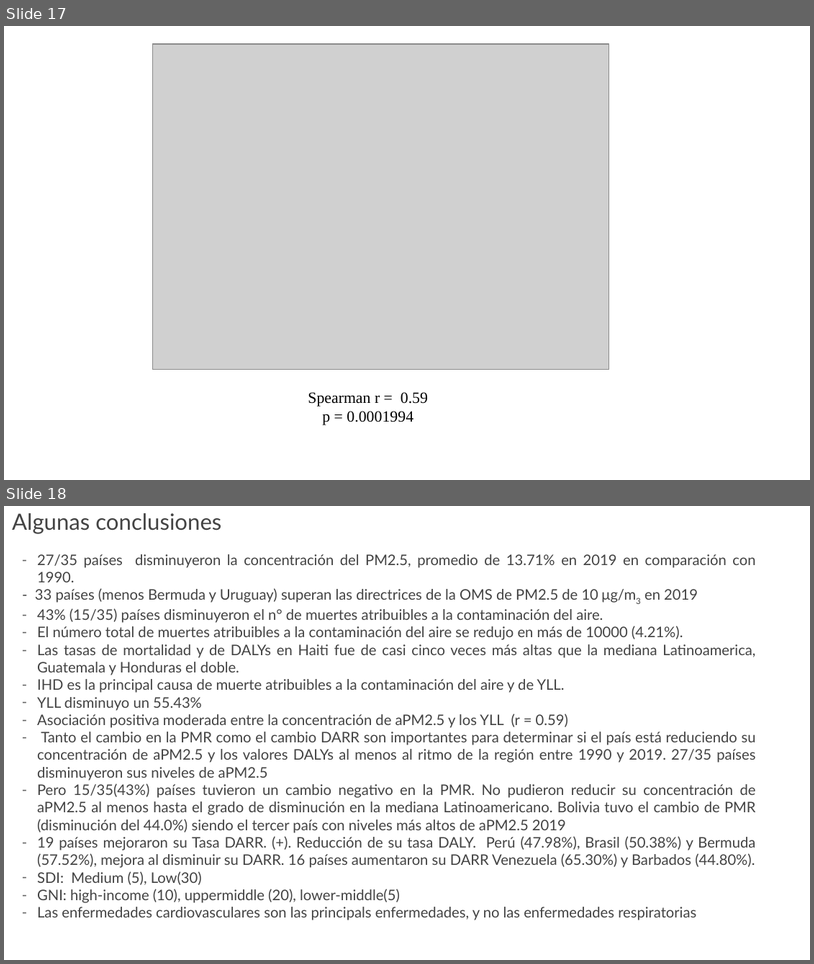
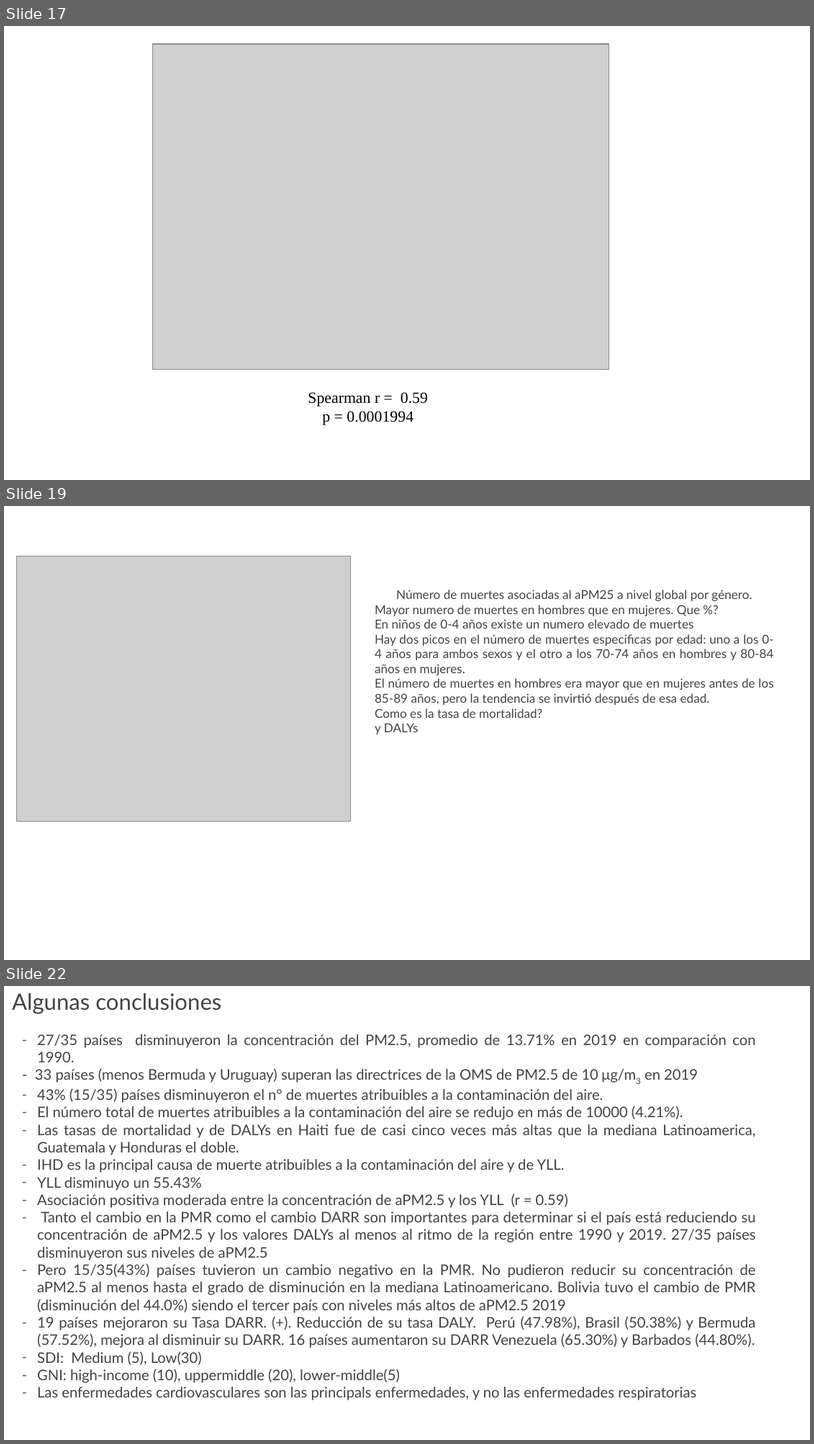
Before and after one commit to joseurquiza88/Health-impacts-AirPollution, a slide deck: Resumen.pptx. Shown one above the other, each under a label of ours: slides 17 and 18 before the commit, slides 17, 19 and 22 after it; the slides between them are not shown. The pictures are 814x964 and 814x1444 pixels, drawn with LibreOffice and Linux fonts; fonts in the diff are those of the drawing; grey boxes stand for pictures; background and template pictures are left out. Boxes give left, top, right and bottom in pixels: in the first picture for what was removed or moved away, otherwise in the second. Text is boxed around its words. In the diff, an @@ line names an element or a change of style, - is before the commit and + after.

```diff
--- a/Resumen.pptx
+++ b/Resumen.pptx
@@ slide 19 added at (4,506,810,960), background picture (left out) @@
@@ picture added at (17,556,351,821) @@
@@ text added at (375,590,774,734), 11 pt, text #434343 @@
+Número de muertes asociadas al aPM25 a nivel global por género.
+Mayor numero de muertes en hombres que en mujeres. Que %?
+En niños de 0-4 años existe un numero elevado de muertes
+Hay dos picos en el número de muertes específicas por edad: uno a los 0-4 años para ambos sexos y el otro a los 70-74 años en hombres y 80-84 años en mujeres.
+El número de muertes en hombres era mayor que en mujeres antes de los 85-89 años, pero la tendencia se invirtió después de esa edad.
+Como es la tasa de mortalidad?
+y DALYs
@@ what was slide 18 is now slide 22 @@
```
Also in this commit, not shown: 4 other slides added, 5 other files.
